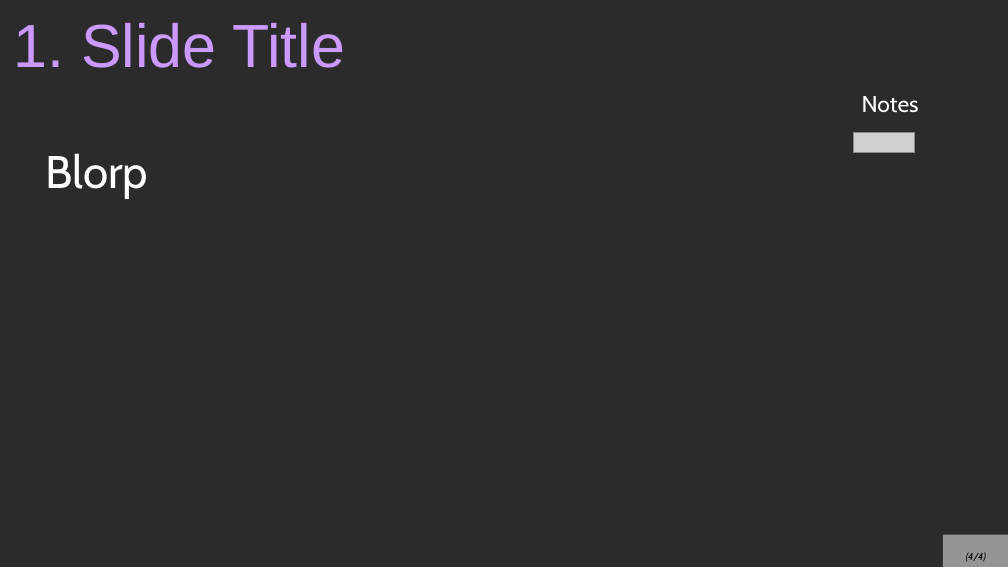
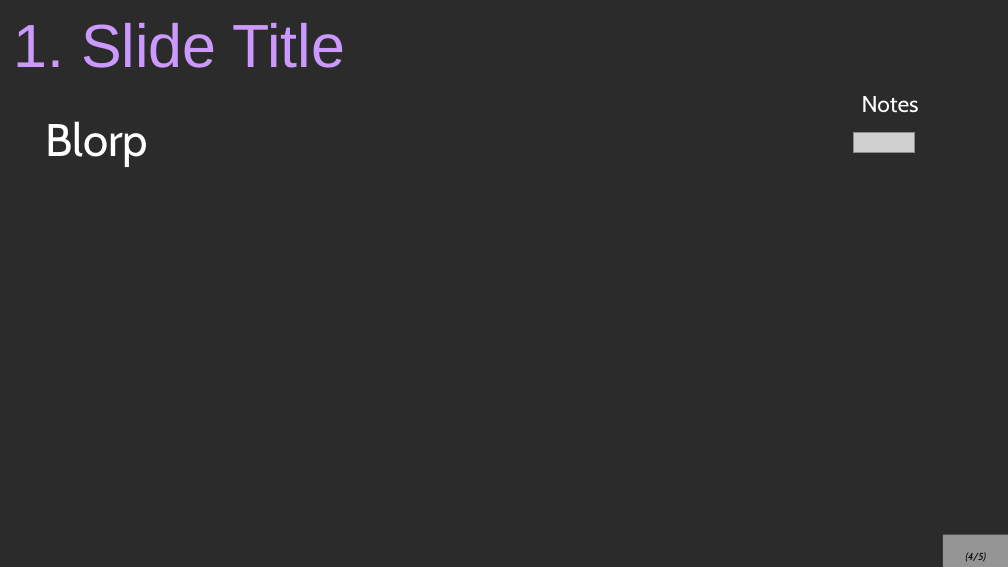
Before and after one commit to nguyenchithien/CS210-Discrete-Structures, a slide deck: slide 4 of Lectures/TEMPLATE_16_9.odp. Drawn at 1008x567 pixels with LibreOffice and Linux fonts; fonts in the diff are those of the drawing; grey boxes stand for pictures; background and template pictures are left out; a plain dark background stands for a picture behind light text. Boxes give left, top, right and bottom in pixels: in the first picture for what was removed or moved away, otherwise in the second. Text is boxed around its words. In the diff, an @@ line names an element or a change of style, - is before the commit and + after.

```diff
--- a/Lectures/TEMPLATE_16_9.odp
+++ b/Lectures/TEMPLATE_16_9.odp
@@ text "Blorp" at [45, 121, 148, 167]: vertical alignment middle to top @@
@@ page number at [966, 552, 987, 562]: text changed @@
-(4/4)
+(4/5)
```
Also in this commit, not shown: 1 other slide changed, 1 slide added, 32 other files.
